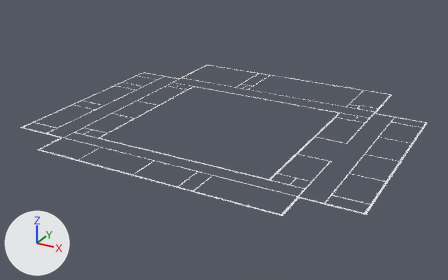
Before and after pictures for a commit that changed the Blender file Assets/Resource/Blender/school.blend.
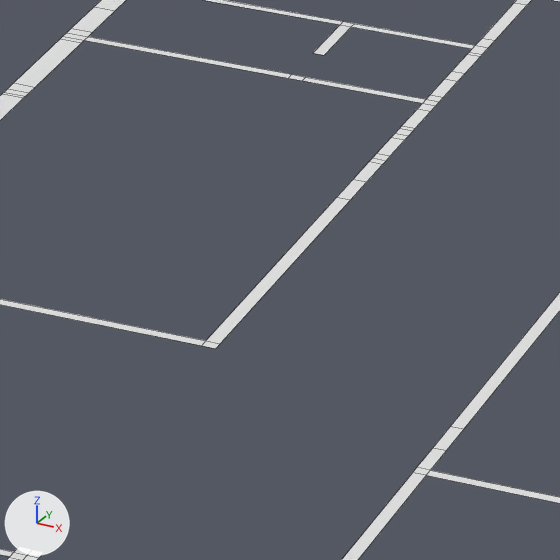
Old and new are each drawn whole from a 50 mm lens placed at (51.1, -92.5, 37.4), pointed at (3.0, -5.0, -6.3) and again close up on the part from 73% to 84% of the width and 41% to 58% of the height. Lighting does not change. The marker at lower left points along +X, +Y and +Z. The close-ups show mesh edges as thin lines. The same objects are shown in both versions, whatever each file hides. Materials are left out; every surface is plain grey.
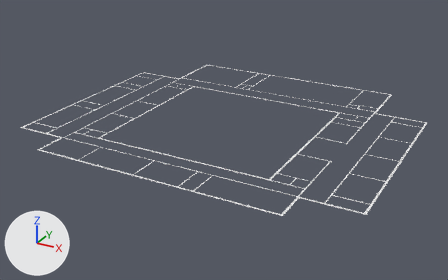
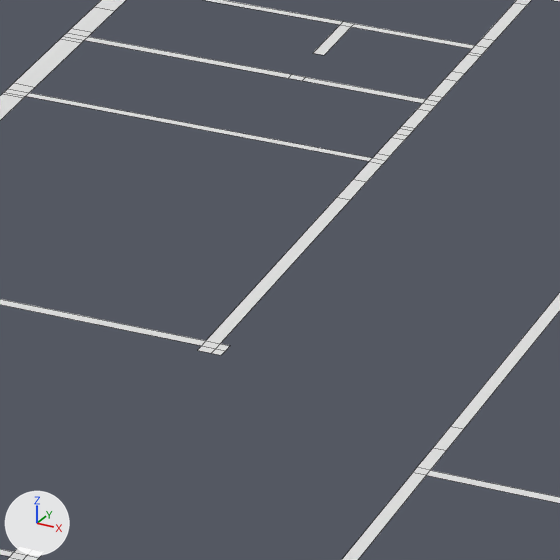
The newer file is also turned or shifted as a whole; pictures and numbers use the older file's frame.

Pixel boxes (x1, y1, x2, y2) of what changed, in the close-ups (560 x 560 px):
part 1 of me_plane_003, added
    after: (26, 93, 372, 161)
part 2 of me_plane_003, added
    after: (198, 344, 229, 355)

The edits, one by one:
me_plane_003 has 1211 vertices, 608 faces, 2 loose edges and spans x -10.3..49.7, y -4.7..47.7, z 0.0.
me_plane_003 is used by ob_plane; location (-15.87, -24.32, -3.03).
Verts and faces of me_plane_003; kept vertices keep their numbers, new ones are numbered from 1211.
Before the commit, vertices of me_plane_003: 731 (35.0, 28.5, 0.0) at pixel (29, 92), 733 (35.0, 28.4, 0.0) at pixel (25, 96).
Before the commit, vertices of me_plane_003: 1015 (40.2, 20.9, 0.0) at pixel (201, 345), 1016 (40.4, 21.1, 0.0) at pixel (220, 343), 1017 (40.4, 20.9, 0.0) at pixel (215, 348).
Part 1, on me_plane_003:
New vertex 1211 is at (40.2, 28.5, 0.0), pixel (372, 157).
New vertex 1212 is at (40.2, 28.4, 0.0), pixel (369, 161).
New faces: (731, 733, 1212, 1211).
Part 2, on me_plane_003:
New vertex 1213 is at (40.2, 20.7, 0.0), pixel (197, 350).
New vertex 1214 is at (40.4, 20.7, 0.0), pixel (211, 353).
New vertex 1215 is at (40.6, 21.1, 0.0), pixel (230, 345).
New vertex 1216 is at (40.6, 20.9, 0.0), pixel (225, 350).
New vertex 1217 is at (40.6, 20.7, 0.0), pixel (221, 355).
New faces: (1015, 1213, 1214, 1017), (1016, 1017, 1216, 1215), (1017, 1214, 1217, 1216).
